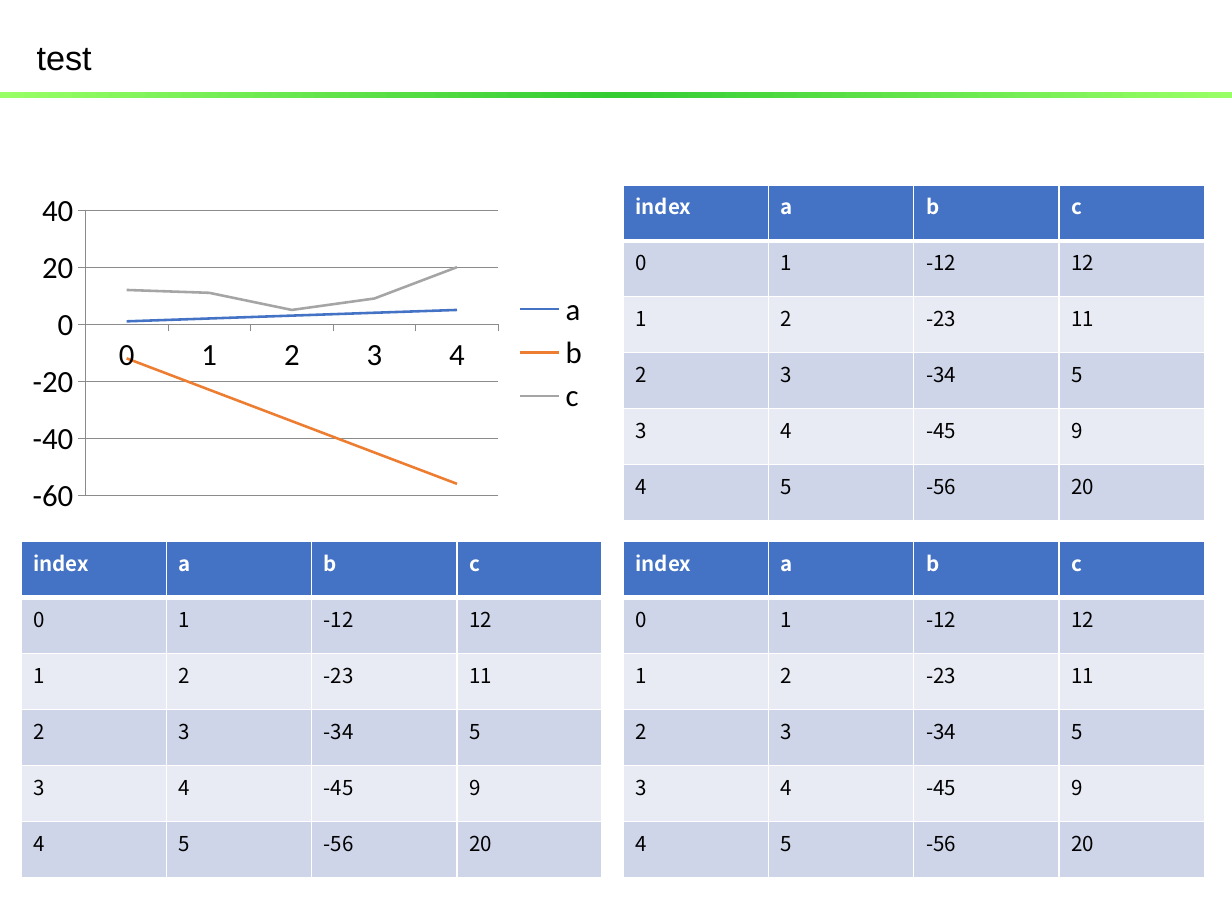
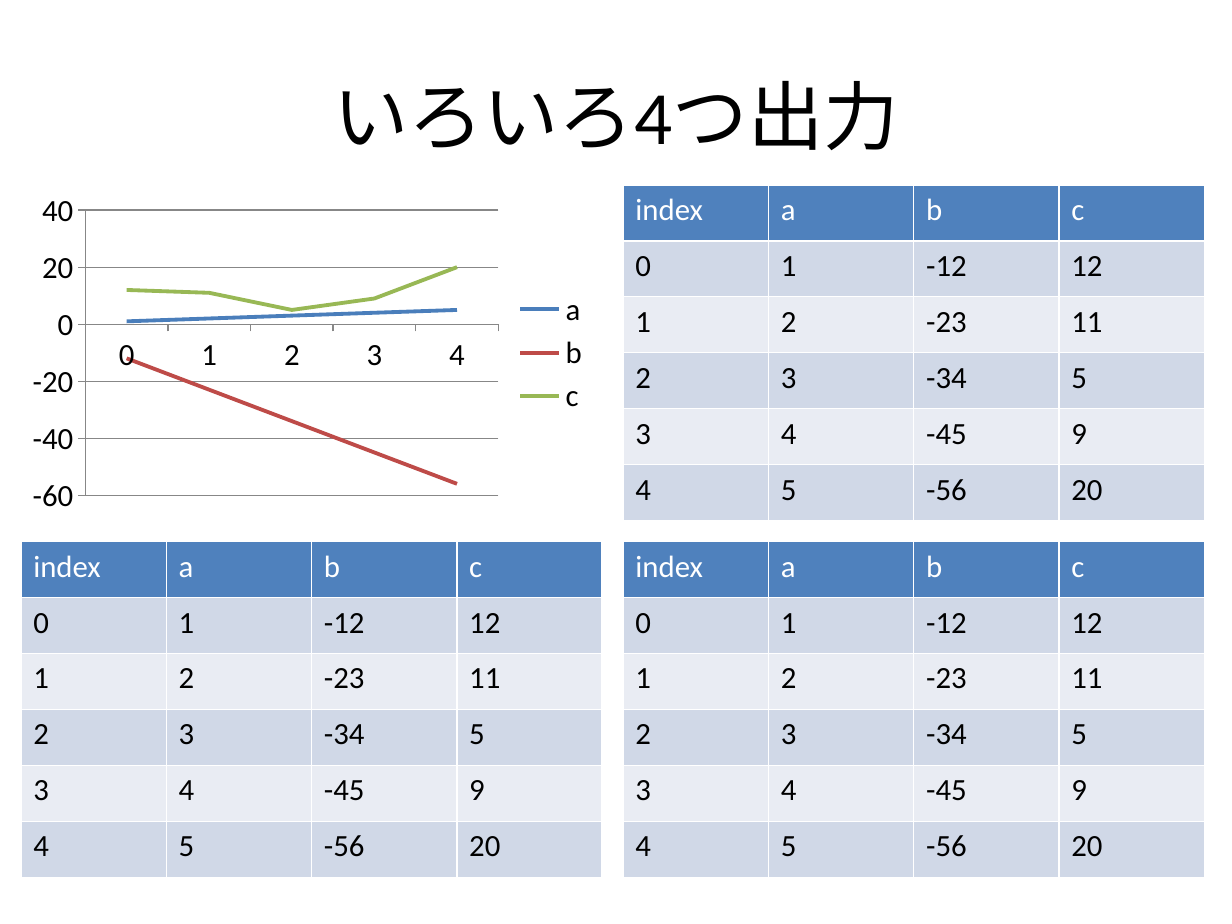
Before and after one commit to kounatsumikan/ACPC, a slide deck: slide 5 of notebook/test2.pptx (slide 6 before the commit). Drawn at 1232x924 pixels with LibreOffice and Linux fonts; fonts in the diff are those of the drawing; background and template pictures are left out. Boxes give left, top, right and bottom in pixels: in the first picture for what was removed or moved away, otherwise in the second. Text is boxed around its words. In the diff, an @@ line names an element or a change of style, - is before the commit and + after.

```diff
--- a/notebook/test2.pptx
+++ b/notebook/test2.pptx
@@ title removed at (37, 48, 92, 71) @@
-test
@@ title added at (333, 81, 898, 150), 44 pt, text #000000 @@
+いろいろ4つ出力
@@ rectangle removed at (0, 92, 1232, 97) @@
@@ line chart at (21, 185, 602, 521) @@
@@ colour of a #4472C4 to #4F81BD @@
@@ colour of b #ED7D31 to #C0504D @@
@@ colour of c #A5A5A5 to #9BBB59 @@
@@ table at (623, 185, 1205, 521) @@
@@ fill #4472C4 to #4F81BD in row 1 @@
@@ fill #CFD5EA to #D0D8E8 in 12 cells @@
@@ fill #E9EBF5 to #E9EDF4 in 8 cells @@
@@ size 12 to 18 pt, font Noto Sans CJK JP to Calibri @@
@@ bold off in "index", "a", "b", "c" @@
@@ line spacing 1.5 to 1 @@
@@ less space between paragraphs @@
@@ table at (21, 542, 602, 878) @@
@@ fill #4472C4 to #4F81BD in row 1 @@
@@ fill #CFD5EA to #D0D8E8 in 12 cells @@
@@ fill #E9EBF5 to #E9EDF4 in 8 cells @@
@@ size 12 to 18 pt, font Noto Sans CJK JP to Calibri @@
@@ bold off in "index", "a", "b", "c" @@
@@ line spacing 1.5 to 1 @@
@@ less space between paragraphs @@
@@ table at (623, 542, 1205, 878) @@
@@ fill #4472C4 to #4F81BD in row 1 @@
@@ fill #CFD5EA to #D0D8E8 in 12 cells @@
@@ fill #E9EBF5 to #E9EDF4 in 8 cells @@
@@ size 12 to 18 pt, font Noto Sans CJK JP to Calibri @@
@@ bold off in "index", "a", "b", "c" @@
@@ line spacing 1.5 to 1 @@
@@ less space between paragraphs @@
```
Also in this commit, not shown: 4 other slides changed, 2 slides added, 2 slides removed, 5 other files.
